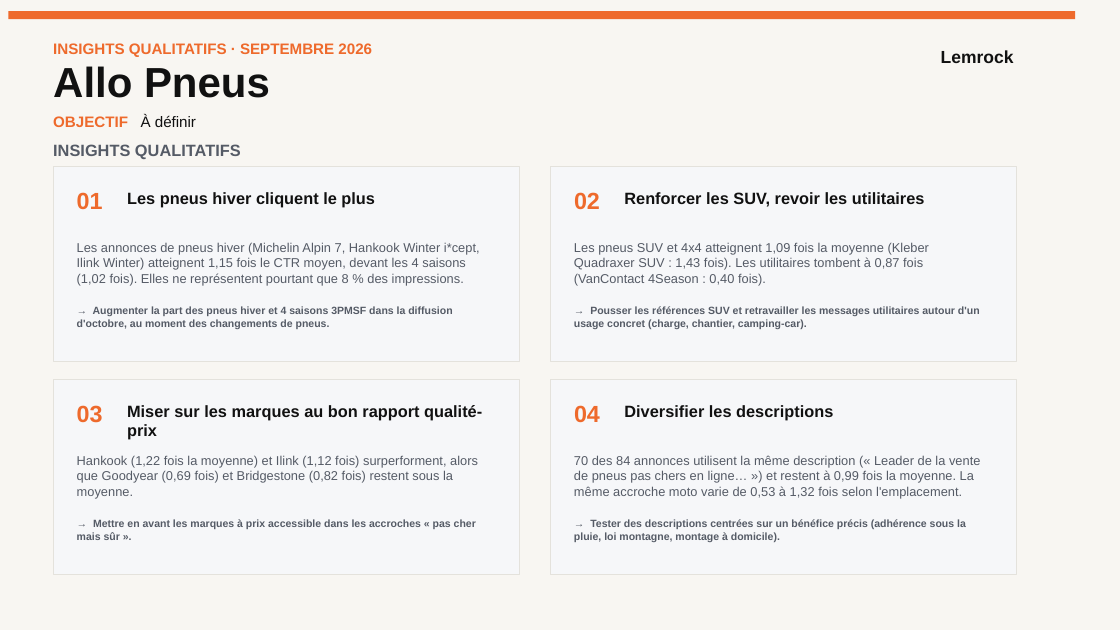
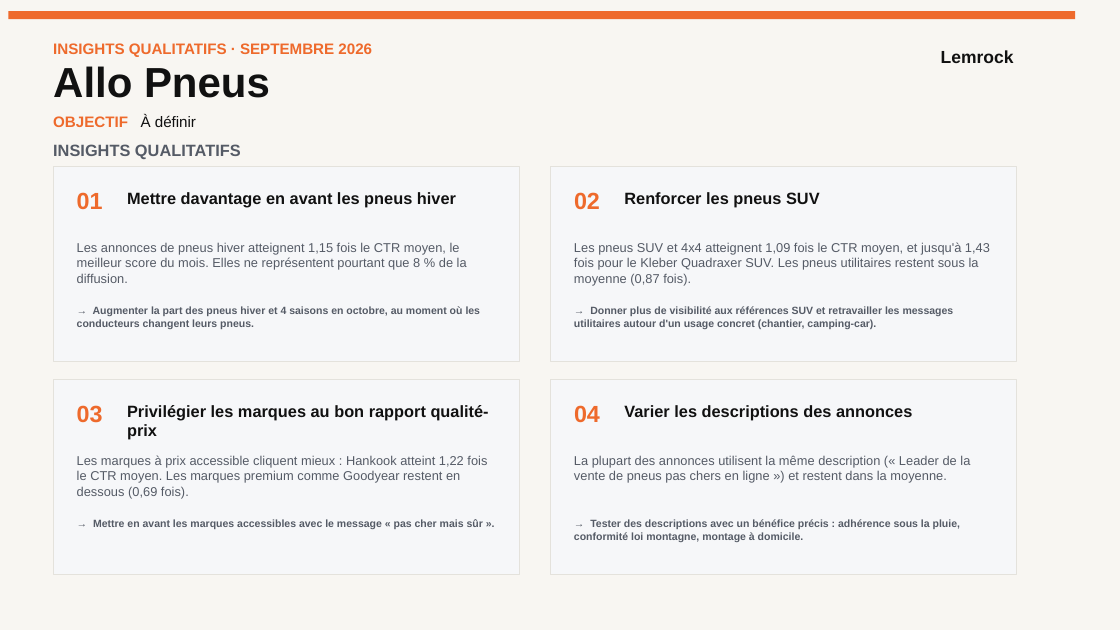
Before and after one commit to stephanemonmarson-creator/Lemrock, a slide deck: slide 4 of rapports/septembre/121026_Customer Success_Septembre 26.pptx. Drawn at 1120x630 pixels with LibreOffice and Linux fonts; fonts in the diff are those of the drawing. Boxes give left, top, right and bottom in pixels: in the first picture for what was removed or moved away, otherwise in the second. Text is boxed around its words. In the diff, an @@ line names an element or a change of style, - is before the commit and + after.

```diff
--- a/rapports/septembre/121026_Customer Success_Septembre 26.pptx
+++ b/rapports/septembre/121026_Customer Success_Septembre 26.pptx
@@ text at [127, 192, 456, 208]: text changed @@
-Les pneus hiver cliquent le plus
+Mettre davantage en avant les pneus hiver
@@ text at [624, 192, 820, 208]: text changed @@
-Renforcer les SUV, revoir les utilitaires
+Renforcer les pneus SUV
@@ text at [77, 242, 467, 283]: text changed @@
-Les annonces de pneus hiver (Michelin Alpin 7, Hankook Winter i*cept, Ilink Winter) atteignent 1,15 fois le CTR moyen, devant les 4 saisons (1,02 fois). Elles ne représentent pourtant que 8 % des impressions.
+Les annonces de pneus hiver atteignent 1,15 fois le CTR moyen, le meilleur score du mois. Elles ne représentent pourtant que 8 % de la diffusion.
@@ text at [574, 242, 990, 286]: text changed @@
-Les pneus SUV et 4x4 atteignent 1,09 fois la moyenne (Kleber Quadraxer SUV : 1,43 fois). Les utilitaires tombent à 0,87 fois (VanContact 4Season : 0,40 fois).
+Les pneus SUV et 4x4 atteignent 1,09 fois le CTR moyen, et jusqu'à 1,43 fois pour le Kleber Quadraxer SUV. Les pneus utilitaires restent sous la moyenne (0,87 fois).
@@ text at [77, 306, 481, 329]: text changed @@
-→ Augmenter la part des pneus hiver et 4 saisons 3PMSF dans la diffusion d'octobre, au moment des changements de pneus.
+→ Augmenter la part des pneus hiver et 4 saisons en octobre, au moment où les conducteurs changent leurs pneus.
@@ text at [574, 306, 954, 329]: text changed @@
-→ Pousser les références SUV et retravailler les messages utilitaires autour d'un usage concret (charge, chantier, camping-car).
+→ Donner plus de visibilité aux références SUV et retravailler les messages utilitaires autour d'un usage concret (chantier, camping-car).
@@ text at [127, 405, 489, 440]: text changed @@
-Miser sur les marques au bon rapport qualité-prix
+Privilégier les marques au bon rapport qualité-prix
@@ text at [624, 405, 912, 420]: text changed @@
-Diversifier les descriptions
+Varier les descriptions des annonces
@@ text at [77, 455, 487, 498]: text changed @@
-Hankook (1,22 fois la moyenne) et Ilink (1,12 fois) surperforment, alors que Goodyear (0,69 fois) et Bridgestone (0,82 fois) restent sous la moyenne.
+Les marques à prix accessible cliquent mieux : Hankook atteint 1,22 fois le CTR moyen. Les marques premium comme Goodyear restent en dessous (0,69 fois).
@@ text at [574, 455, 970, 483]: text changed @@
-70 des 84 annonces utilisent la même description (« Leader de la vente de pneus pas chers en ligne… ») et restent à 0,99 fois la moyenne. La même accroche moto varie de 0,53 à 1,32 fois selon l'emplacement.
+La plupart des annonces utilisent la même description (« Leader de la vente de pneus pas chers en ligne ») et restent dans la moyenne.
@@ text at [93, 519, 483, 529]: text changed @@
-→ Mettre en avant les marques à prix accessible dans les accroches « pas cher mais sûr ».
+→ Mettre en avant les marques accessibles avec le message « pas cher mais sûr ».
@@ text at [574, 519, 960, 542]: text changed @@
-→ Tester des descriptions centrées sur un bénéfice précis (adhérence sous la pluie, loi montagne, montage à domicile).
+→ Tester des descriptions avec un bénéfice précis : adhérence sous la pluie, conformité loi montagne, montage à domicile.
```
Also in this commit, not shown: 3 other files.
